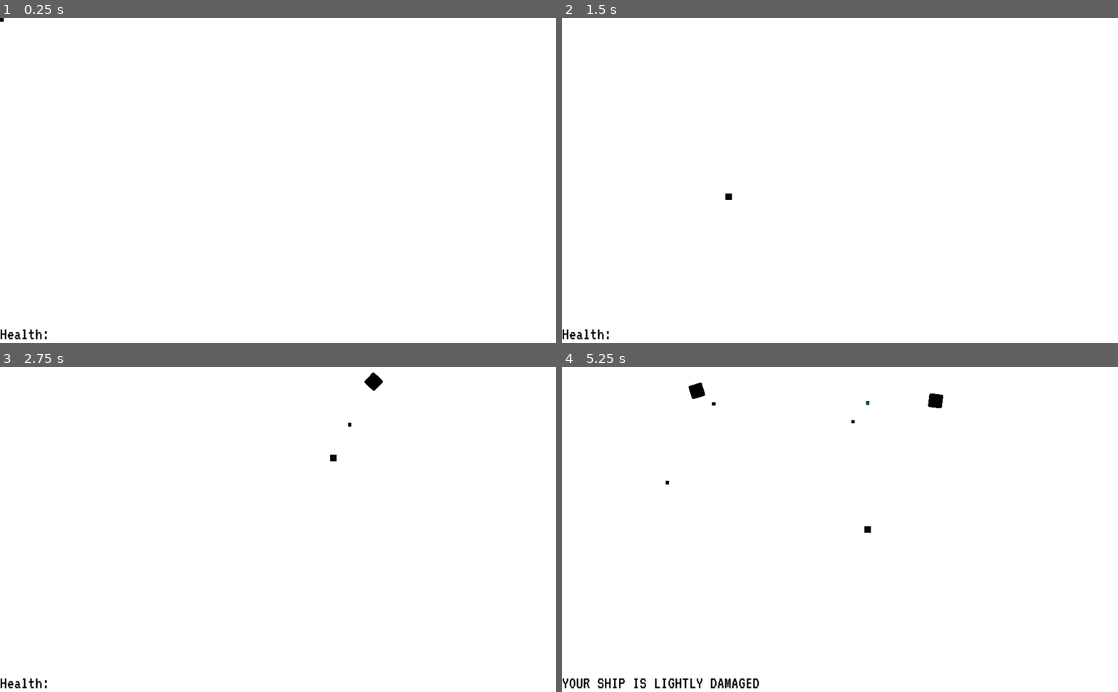
Above: before the commit, frames 1-4 (two rows, left to right).
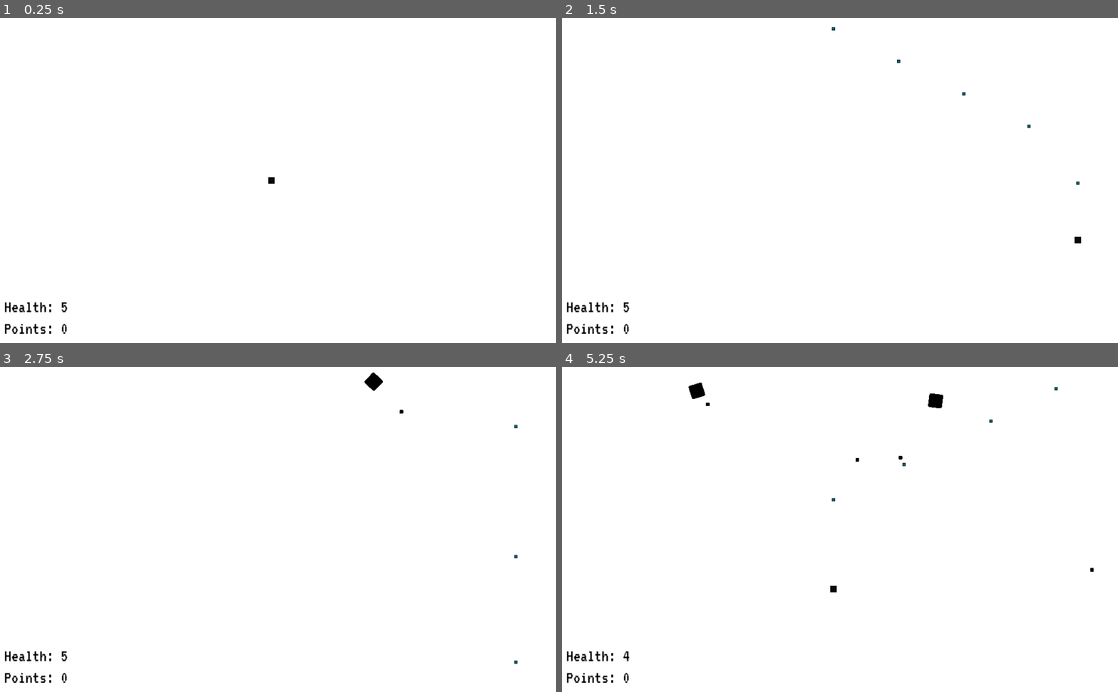
Above: after the commit, the same moments.

Repository: BrunoDG/Shmup_new
Game: Godot game, scene res://scenes/Game.tscn
The game is run twice, just before and just after one commit, with the same random seed, the same clock (stepped at 60 frames per second) and the same inputs. The engine's default icon, where the game draws it, is replaced by a stand-in: a white triangle on a blue panel in a dark square.
Inputs (mouse positions are in pixels of both pictures, inside the frame that each line leads up to):
- Up to frame 1 (0.25 s): no input
- Up to frame 2 (1.5 s): tap Enter at 0.5 s; move the mouse to (962, 164) at 0.52 s; hold Right (ui_right) 0.53-1.28 s; hold Space 0.53-1.28 s; click (962, 164) at 0.6 s; move the mouse to (728, 196) at 1.27 s; hold Down (ui_down) from 1.28 s (still down); tap Space at 1.35 s
- Up to frame 3 (2.75 s): tap Space at 1.52, 1.82 s; click (166, 545) at 1.55 s; move the mouse to (333, 458) at 2.02 s; release Down (ui_down) at 2.03 s; hold Right (ui_right) from 2.03 s (still down); hold Space from 2.03 s (still down); click (333, 458) at 2.1 s
- Up to frame 4 (5.25 s): move the mouse to (812, 594) at 2.77 s; release Right (ui_right) at 2.78 s; release Space at 2.78 s; hold Up (ui_up) 2.78-3.53 s; click (812, 594) at 2.85 s; tap Space at 3.02, 3.32, 4.52, 4.82 s; move the mouse to (1006, 578) at 3.52 s; hold Space 3.53-4.28 s; hold Left (ui_left) 3.53-5.03 s; click (1006, 578) at 3.67 s; move the mouse to (673, 480) at 4.27 s; click (673, 480) at 4.35 s; move the mouse to (867, 529) at 5.02 s; hold Down (ui_down) from 5.03 s (still down); hold Space from 5.03 s (still down); click (867, 529) at 5.1 s

The runs differ from the first frame. In frame 1, 0.4% of the frame differs, in the area x 0-50%, y 0-99%; in frame 2, 0.5%; in frame 3, 0.5%; in frame 4, 1.0%, in the area x 0-96%, y 6-99%.

Commit message:
feat: Movement by keyboard, score and enemy deaths implemented. next: implement main menu and movement selection.

Diff:
--- a/project.godot
+++ b/project.godot
@@ -16,7 +16,7 @@
 
 [input]
 
-Shoot={
+mouse_shoot={
 "deadzone": 0.5,
 "events": [ Object(InputEventMouseButton,"resource_local_to_scene":false,"resource_name":"","device":0,"alt":false,"shi …(212 unchanged characters)…
  ]
--- a/scenes/Bullet.tscn
+++ b/scenes/Bullet.tscn
@@ -5,7 +5,7 @@
 
 [node name="Bullet" type="Node2D"]
 script = ExtResource( 2 )
-bullet_speed = 600
+bullet_speed = 500
 
 [node name="Sprite" type="Sprite" parent="."]
 modulate = Color( 0, 0, 0, 1 )
--- a/scenes/Enemy.tscn
+++ b/scenes/Enemy.tscn
@@ -1,7 +1,10 @@
-[gd_scene load_steps=3 format=2]
+[gd_scene load_steps=4 format=2]
 
 [ext_resource path="res://icon.png" type="Texture" id=1]
 [ext_resource path="res://scripts/Enemy.gd" type="Script" id=2]
+
+[sub_resource type="RectangleShape2D" id=1]
+extents = Vector2( 32.5, 32.5 )
 
 [node name="Enemy" type="Node2D"]
 scale = Vector2( 0.4, 0.4 )
@@ -15,4 +18,11 @@
 
 [node name="Move_Tween" type="Tween" parent="."]
 
+[node name="EnemyHitbox" type="Area2D" parent="."]
+
+[node name="CollisionShape2D" type="CollisionShape2D" parent="EnemyHitbox"]
+position = Vector2( 3.57628e-06, 3.57628e-06 )
+scale = Vector2( 1, 1 )
+shape = SubResource( 1 )
+
 [connection signal="timeout" from="Timer" to="." method="timeout"]
--- a/scenes/Game.tscn
+++ b/scenes/Game.tscn
@@ -18,18 +18,39 @@
 margin_bottom = 605.0
 
 [node name="Player" parent="." instance=ExtResource( 2 )]
+position = Vector2( 500, 300 )
 
 [node name="EnemySpawn" type="Node2D" parent="."]
 script = ExtResource( 3 )
 
 [node name="Timer" type="Timer" parent="EnemySpawn"]
 
-[node name="Label" type="Label" parent="."]
-margin_right = 1024.0
-margin_bottom = 600.0
+[node name="health_label" type="Label" parent="."]
+margin_left = 8.0
+margin_top = 510.0
+margin_right = 158.0
+margin_bottom = 550.0
 custom_colors/font_color = Color( 0, 0, 0, 1 )
 custom_fonts/font = SubResource( 1 )
-text = "Health: "
+text = "Health = "
 valign = 2
 
+[node name="points_label" type="Label" parent="."]
+margin_left = 8.0
+margin_top = 550.0
+margin_right = 328.0
+margin_bottom = 590.0
+custom_colors/font_color = Color( 0, 0, 0, 1 )
+custom_fonts/font = SubResource( 1 )
+text = "Points =  "
+valign = 2
+
+[node name="game_over_label" type="Label" parent="."]
+margin_right = 1024.0
+margin_bottom = 604.0
+custom_colors/font_color = Color( 0, 0, 0, 1 )
+custom_fonts/font = SubResource( 1 )
+align = 1
+valign = 1
+
 [connection signal="timeout" from="EnemySpawn/Timer" to="EnemySpawn" method="timeout"]
--- a/scenes/P_Bullet.tscn
+++ b/scenes/P_Bullet.tscn
@@ -5,7 +5,7 @@
 
 [node name="Player_Bullet" type="Node2D"]
 script = ExtResource( 2 )
-bullet_speed = 2000
+bullet_speed = 300
 
 [node name="Sprite" type="Sprite" parent="."]
 modulate = Color( 0.0784314, 0.635294, 0.52549, 1 )
--- a/scenes/Player.tscn
+++ b/scenes/Player.tscn
@@ -19,3 +19,6 @@
 [node name="CollisionShape2D" type="CollisionShape2D" parent="Area2D"]
 position = Vector2( -1.19209e-06, -1.19209e-06 )
 shape = SubResource( 1 )
+
+[node name="FireDelayTimer" type="Timer" parent="."]
+one_shot = true
--- a/scripts/Bullet.gd
+++ b/scripts/Bullet.gd
@@ -24,7 +24,6 @@
 				if (collid.health == 0):
 					collid.die()
 
-
 func screen_exited():
 	get_parent().remove_child(self)
 	queue_free()
--- a/scripts/Enemy.gd
+++ b/scripts/Enemy.gd
@@ -7,6 +7,10 @@
 onready var bullet_node = load("res://scenes/Bullet.tscn")
 
 onready var player = get_parent().get_parent().get_node("Player")
+
+var type = "ENEMY"
+var is_alive = true
+var health = 2
 
 # Called when the node enters the scene tree for the first time.
 func _ready():
@@ -28,6 +32,11 @@
 
 	get_parent().add_child(b1)
 
+func die():
+	is_alive = false
+	if(is_instance_valid(player)):
+		player.score()
+	self.queue_free()
 
 func timeout():
 	if(is_instance_valid(player)):
--- a/scripts/Game.gd
+++ b/scripts/Game.gd
@@ -1,26 +1,28 @@
 extends Node2D
 
-var health_status = [
-	"THE CREW HAS BEEN LOST",
-	"YOUR SHIP IS FALLING APART",
-	"ALL SYSTEMS ARE FAILING",
-	"YOUR SHIP HULL HAS BEEN BREACHED",
-	"YOUR SHIP IS LIGHTLY DAMAGED",
-	"YOUR SHIP IS AT FULL HEALTH"
-]
+# var health_status = [
+#	"THE CREW HAS BEEN LOST",
+#	"YOUR SHIP IS FALLING APART",
+#	"ALL SYSTEMS ARE FAILING",
+#	"YOUR SHIP HULL HAS BEEN BREACHED",
+#	"YOUR SHIP IS LIGHTLY DAMAGED",
+#	"YOUR SHIP IS AT FULL HEALTH"
+#]
 
 onready var player = load("res://scenes/Player.tscn")
 
 # Called when the node enters the scene tree for the first time.
 func _ready():
 	Input.set_mouse_mode(Input.MOUSE_MODE_HIDDEN)
+	get_node("health_label").text = "Health: 5"
+	get_node("points_label").text = "Points: 0"
 
 func _process(delta):
 	if (get_node_or_null("Player") == null):
 		_restart_game()
 
 func _restart_game():
-	if(Input.is_mouse_button_pressed(BUTTON_LEFT)):
+	if(Input.is_mouse_button_pressed(BUTTON_LEFT) or Input.is_key_pressed(KEY_SPACE)):
 		print("Restarting the game...")
 		get_tree().reload_current_scene()
 		queue_free()
--- a/scripts/Player.gd
+++ b/scripts/Player.gd
@@ -1,28 +1,55 @@
 extends Node2D
 
-var type = "PLAYER"
-var health = 5
+onready var health = 5
+onready var points = 0
+onready var fireDelayTimer = $FireDelayTimer
+
 var p_bullet = load("res://scenes/P_bullet.tscn")
 var is_alive = true
+var type = "PLAYER"
+var velocity = Vector2(0,0)
+
+export (int) var speed = 10
+export var fireDelay: float = 0.2
 
 # Called when the node enters the scene tree for the first time.
 func _ready():
 	pass # Replace with function body.
 
+# Called every frame. 'delta' is the elapsed time since the previous frame.
+func _process(_delta):
+	#self.position = get_global_mouse_position()
+	self.position += velocity
+	keyboard_movement()
+	if (Input.is_action_pressed("mouse_shoot") or Input.is_key_pressed(KEY_SPACE)) and fireDelayTimer.is_stopped():
+		shoot_bullets()
 
-# Called every frame. 'delta' is the elapsed time since the previous frame.
-func _process(delta):
-	self.position = get_global_mouse_position()
+func shoot_bullets():
+	fireDelayTimer.start(fireDelay)
+	var b = p_bullet.instance()
+	get_parent().add_child(b)
+	b.position = self.position
 
-	if (Input.is_action_just_pressed("Shoot")):
-		var b = p_bullet.instance()
-		get_parent().add_child(b)
-		b.position = self.position
+func keyboard_movement():
+	velocity = Vector2(0,0)
+	if Input.is_action_pressed("ui_right") or Input.is_key_pressed(KEY_D):
+		velocity.x += 1
+	if Input.is_action_pressed("ui_left") or Input.is_key_pressed(KEY_A):
+		velocity.x -= 1
+	if Input.is_action_pressed("ui_down") or Input.is_key_pressed(KEY_S):
+		velocity.y += 1
+	if Input.is_action_pressed("ui_up") or Input.is_key_pressed(KEY_W):
+		velocity.y -= 1
+	velocity = velocity.normalized() * speed
+
+func score():
+	points += 1
+	get_parent().get_node("points_label").text = "Points: " + str(points)
 
 func advance_status():
-	get_parent().get_node("Label").text = get_parent().health_status[health]
+	get_parent().get_node("health_label").text = "Health: " + str(health)
 
 func die():
 	is_alive = false
 	self.queue_free()
-	get_parent().get_node("Label").text += "\n\nPress any key to continue"
+	get_parent().get_node("game_over_label").text = "THE CREW HAS BEEN LOST\n\nFINAL SCORE: "+ str(points) +"\n\nPress 'shoot' to continue"
